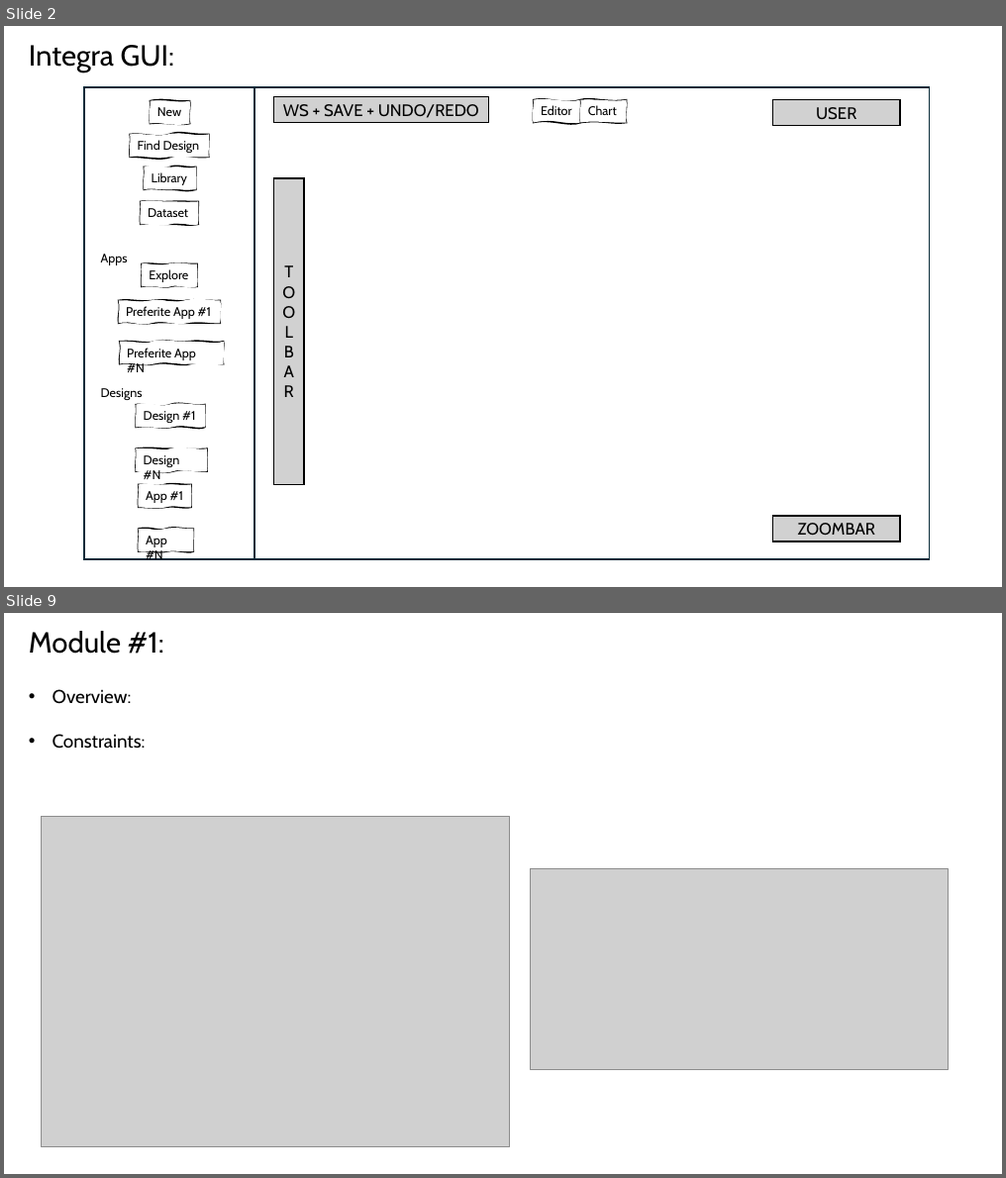
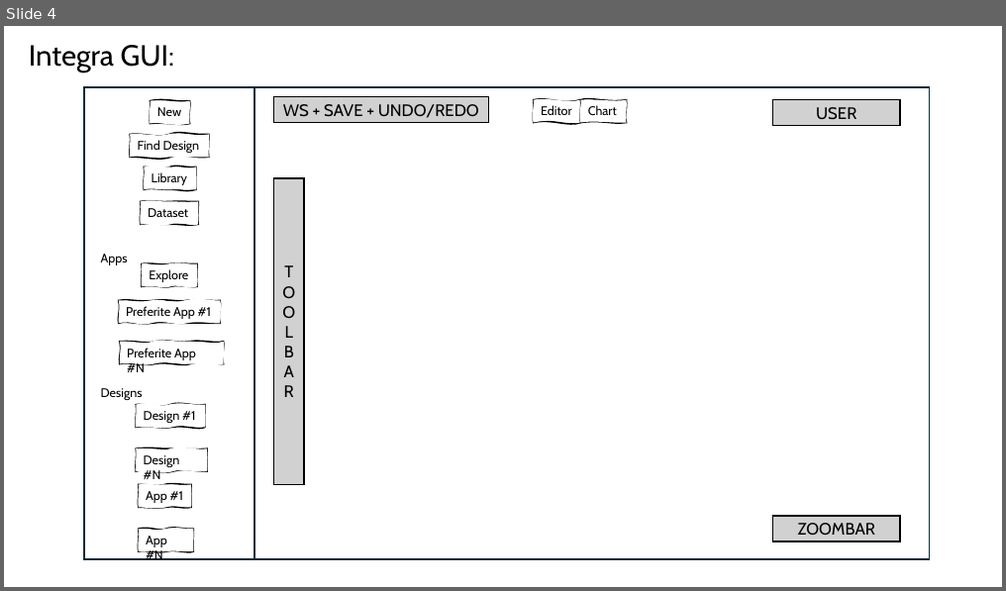
Before and after one commit to Cristiana85/integra-v1.0, a slide deck: INTEGRA Editor Project.pptx. Shown one above the other, each under a label of ours: slides 2 and 9 before the commit, slide 4 after it; the slides between them are not shown. The pictures are 1006x1178 and 1006x591 pixels, drawn with LibreOffice and Linux fonts; fonts in the diff are those of the drawing; grey boxes stand for pictures. Boxes give left, top, right and bottom in pixels: in the first picture for what was removed or moved away, otherwise in the second. Text is boxed around its words. In the diff, an @@ line names an element or a change of style, - is before the commit and + after.

```diff
--- a/INTEGRA Editor Project.pptx
+++ b/INTEGRA Editor Project.pptx
@@ slide 9 removed at [4,613,1002,1174], background #FFFFFF @@
@@ text removed at [29,631,164,654] @@
-Module #1:
@@ text removed at [53,689,146,749] @@
-• Overview:
-• Constraints:
@@ picture removed at [41,817,509,1147] @@
@@ picture removed at [531,869,948,1069] @@
@@ what was slide 2 is now slide 4 @@
```
Also in this commit, not shown: 2 slides changed, 4 slides added, 4 other slides removed, 1 other file.
